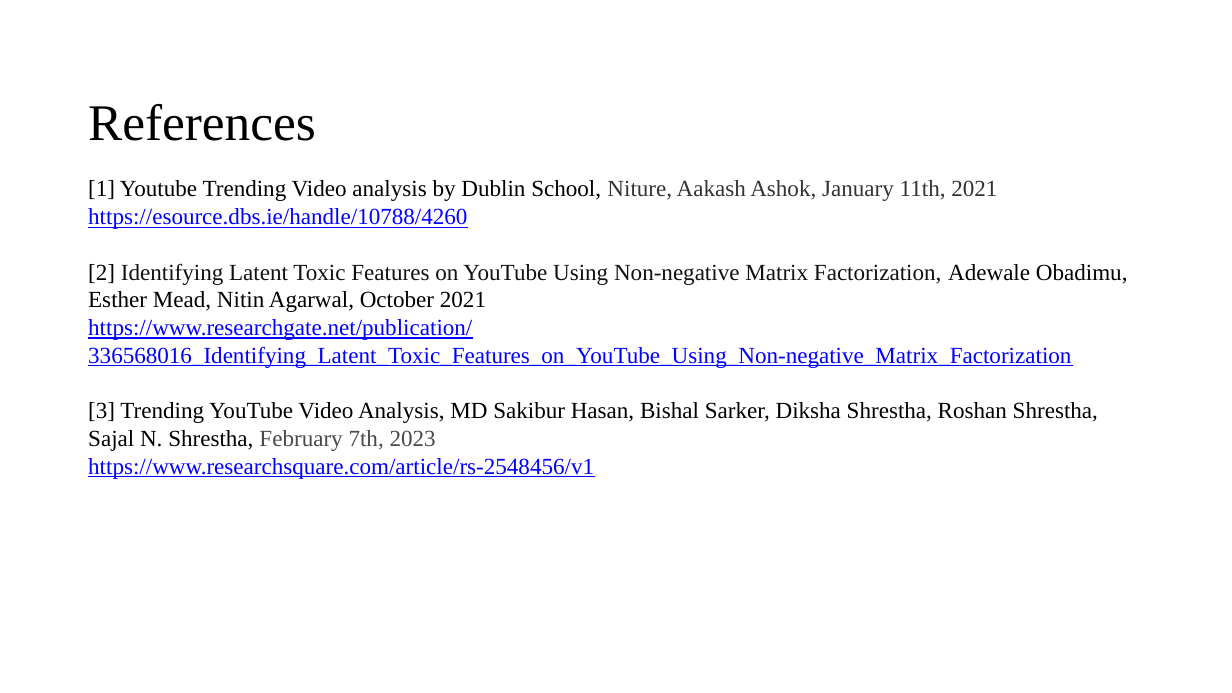
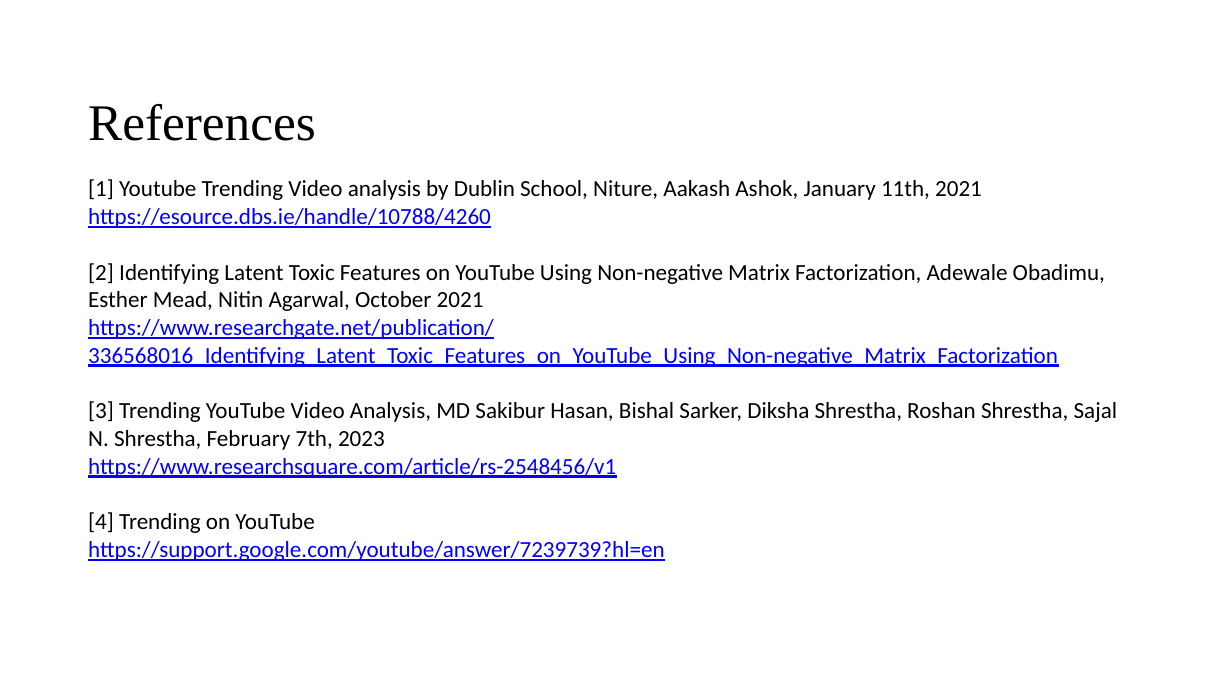
Before and after one commit to VamshiKrishna-1/Youtube_Video_Analysis_and_Prediction, a slide deck: slide 10 of Phase1 .pptx (slide 8 before the commit). Drawn at 1232x693 pixels with LibreOffice and Linux fonts; fonts in the diff are those of the drawing; background and template pictures are left out. Boxes give left, top, right and bottom in pixels: in the first picture for what was removed or moved away, otherwise in the second. Text is boxed around its words. In the diff, an @@ line names an element or a change of style, - is before the commit and + after.

```diff
--- a/Phase1 .pptx
+++ b/Phase1 .pptx
@@ text at (88, 179, 1118, 478): font Times New Roman to Calibri in "[1] Youtube Trending Video analysis by Dublin ...", "https://esource.dbs.ie/handle/10788/4260", "[2] Identifying Latent Toxic Features on YouTube ...", "https://www.researchgate.net/publication/336568016_Identifyi ..." and 2 more places; text colour #333333 to #000000 in "Niture, Aakash Ashok, January 11th, 2021"; text colour #111111 to #000000 in "Identifying Latent Toxic Features on YouTube Using ..."; text colour #494949 to #000000 in "February 7th, 2023" @@
@@ text at (88, 512, 664, 561): paragraphs added @@
+[4] Trending on YouTube
+https://support.google.com/youtube/answer/7239739?hl=en
```
Also in this commit, not shown: 6 other slides changed, 2 slides added.
